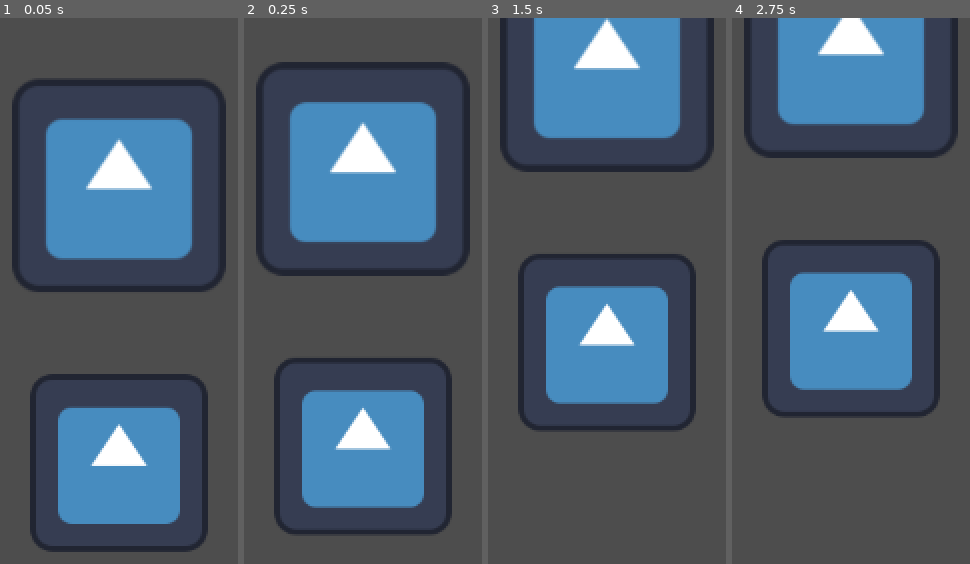
Above: before the commit, frames 1-4 (left to right).
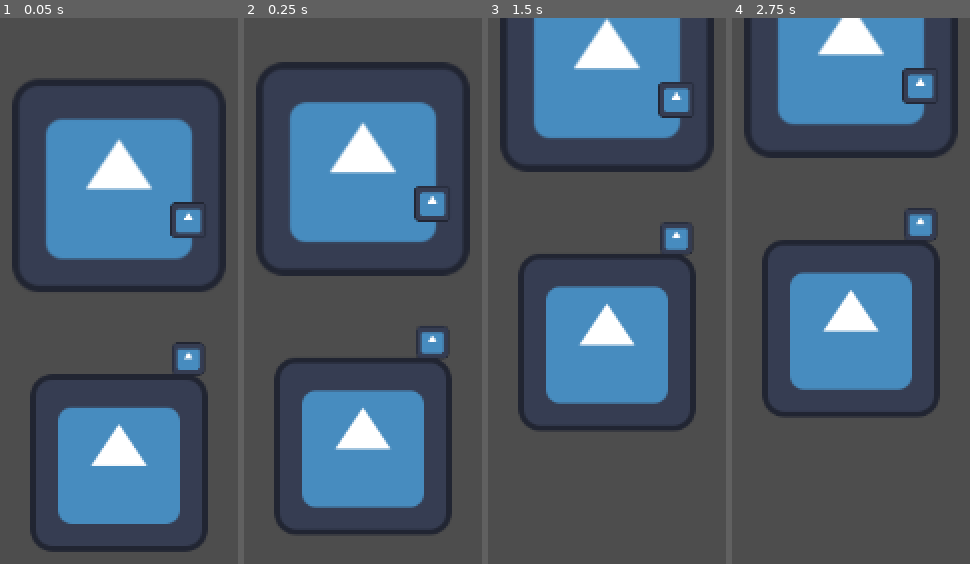
Above: after the commit, the same moments.

Repository: TheJP/GlobalGameJam2025
Game: Godot game, scene res://level/level.tscn
The game is run twice, just before and just after one commit, with the same random seed, the same clock (stepped at 60 frames per second) and the same inputs. The engine's default icon, where the game draws it, is replaced by a stand-in: a white triangle on a blue panel in a dark square.
Inputs:
- Up to frame 1 (0.05 s): no input
- Up to frame 2 (0.25 s): no input
- Up to frame 3 (1.5 s): no input
- Up to frame 4 (2.75 s): tap Enter at 2 s

The runs differ from the first frame. In frame 1, 1.1% of the frame differs, in the area x 71-86%, y 33-66%; in frame 2, 1.1%; in frame 3, 1.1%; in frame 4, 1.1%.

Commit message:
Add canon

Diff:
--- a/boat/boat.tscn
+++ b/boat/boat.tscn
@@ -1,10 +1,11 @@
-[gd_scene load_steps=8 format=3 uid="uid://coo4vnsykx1i1"]
+[gd_scene load_steps=9 format=3 uid="uid://coo4vnsykx1i1"]
 
 [ext_resource type="Script" path="res://boat/boat.gd" id="1_2rl37"]
 [ext_resource type="Texture2D" uid="uid://2727mq8yw27w" path="res://icon.svg" id="2_2d0yg"]
 [ext_resource type="Script" path="res://boat/body.gd" id="2_yxq3b"]
 [ext_resource type="Script" path="res://boat/bubble.gd" id="3_1wwvv"]
 [ext_resource type="Script" path="res://boat/pump.gd" id="5_rbixw"]
+[ext_resource type="PackedScene" uid="uid://cvmhyn08vbokq" path="res://boat/canon/canon.tscn" id="6_qdx53"]
 
 [sub_resource type="RectangleShape2D" id="RectangleShape2D_ifqxd"]
 
@@ -37,3 +38,6 @@
 
 [node name="Pump" type="Node2D" parent="."]
 script = ExtResource("5_rbixw")
+
+[node name="Canon" parent="." instance=ExtResource("6_qdx53")]
+position = Vector2(50, -75)
--- /dev/null
+++ b/boat/canon/canon.gd
@@ -0,0 +1,23 @@
+class_name Canon
+extends Node2D
+
+@export var canon_aim_distance:float = 100
+@export var canon_aim_duration:float = 1 # seconds for the canon to move 2pi
+
+@onready var aim_visual_node: Sprite2D = $CanonAimVisual
+
+var aim_angle:float = 0
+var aim_angle_target:float = 0
+
+func _ready() -> void:
+	aim_visual_node.position = Vector2(0, -canon_aim_distance)
+
+
+func _process(_delta: float) -> void:
+	var aim_vector: Vector2 = PlayerInput.get_targetting_vector()
+	aim_angle_target = atan2(aim_vector.y, aim_vector.x)
+
+
+func _physics_process(delta: float) -> void:
+	aim_angle = move_toward(aim_angle, aim_angle_target, 2 * PI / canon_aim_duration * delta)
+	aim_visual_node.rotation = aim_angle
--- /dev/null
+++ b/boat/canon/canon.tscn
@@ -0,0 +1,16 @@
+[gd_scene load_steps=3 format=3 uid="uid://cvmhyn08vbokq"]
+
+[ext_resource type="Script" path="res://boat/canon/canon.gd" id="1_6yrf0"]
+[ext_resource type="Texture2D" uid="uid://2727mq8yw27w" path="res://icon.svg" id="1_ir402"]
+
+[node name="Canon" type="Node2D"]
+script = ExtResource("1_6yrf0")
+
+[node name="CanonVisual" type="Sprite2D" parent="."]
+scale = Vector2(0.18, 0.18)
+texture = ExtResource("1_ir402")
+
+[node name="CanonAimVisual" type="Sprite2D" parent="."]
+position = Vector2(150, -50)
+scale = Vector2(0.2, 0.2)
+texture = ExtResource("1_ir402")
